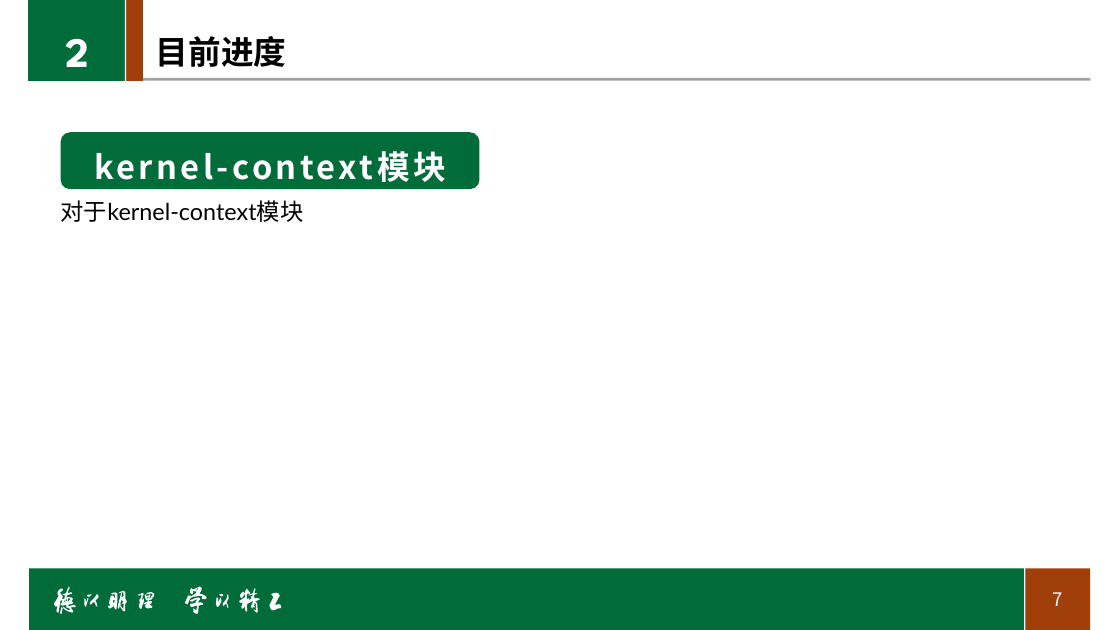
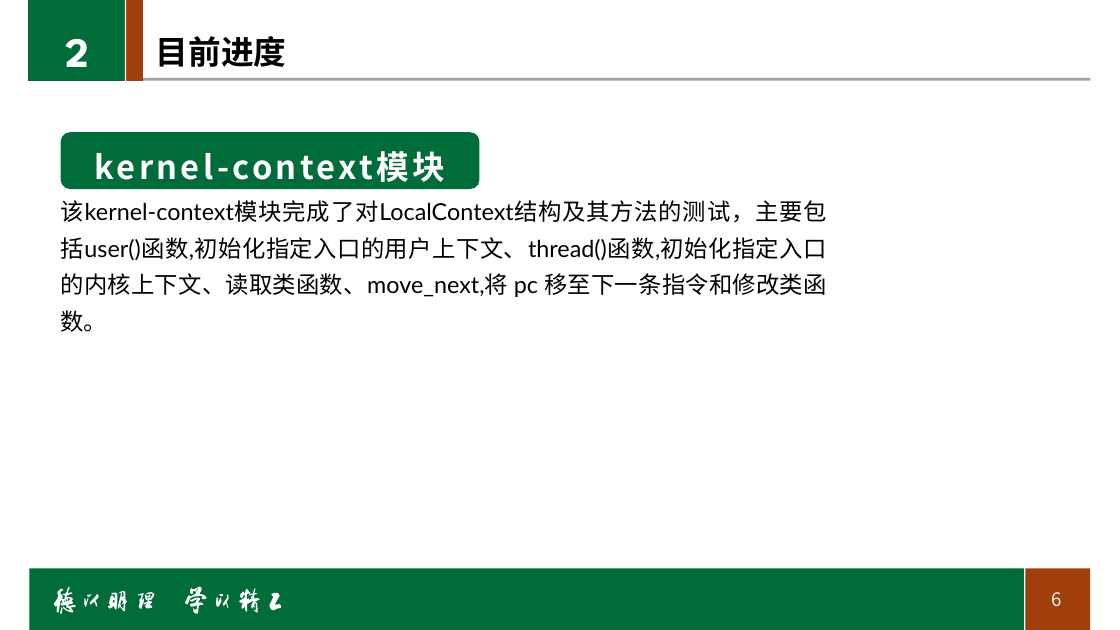
Before and after one commit to shiwenlong12/rcore_module1, a slide deck: slide 6 of Related_documents/中期报告.pptx (slide 7 before the commit). Drawn at 1120x630 pixels with LibreOffice and Linux fonts; fonts in the diff are those of the drawing; background and template pictures are left out. Boxes give left, top, right and bottom in pixels: in the first picture for what was removed or moved away, otherwise in the second. Text is boxed around its words. In the diff, an @@ line names an element or a change of style, - is before the commit and + after.

```diff
--- a/Related_documents/中期报告.pptx
+++ b/Related_documents/中期报告.pptx
@@ text removed at bbox=[61, 200, 304, 222] @@
-对于kernel-context模块
@@ text added at bbox=[61, 200, 827, 332], 20 pt, text #000000 @@
+该kernel-context模块完成了对LocalContext结构及其方法的测试，主要包括user()函数,初始化指定入口的用户上下文、thread()函数,初始化指定入口的内核上下文、读取类函数、move_next,将 pc 移至下一条指令和修改类函数。
@@ page number at bbox=[1052, 592, 1062, 607]: text changed @@
-7
+6
```
Also in this commit, not shown: 9 other slides changed, 1 slide removed, 8 other files.
